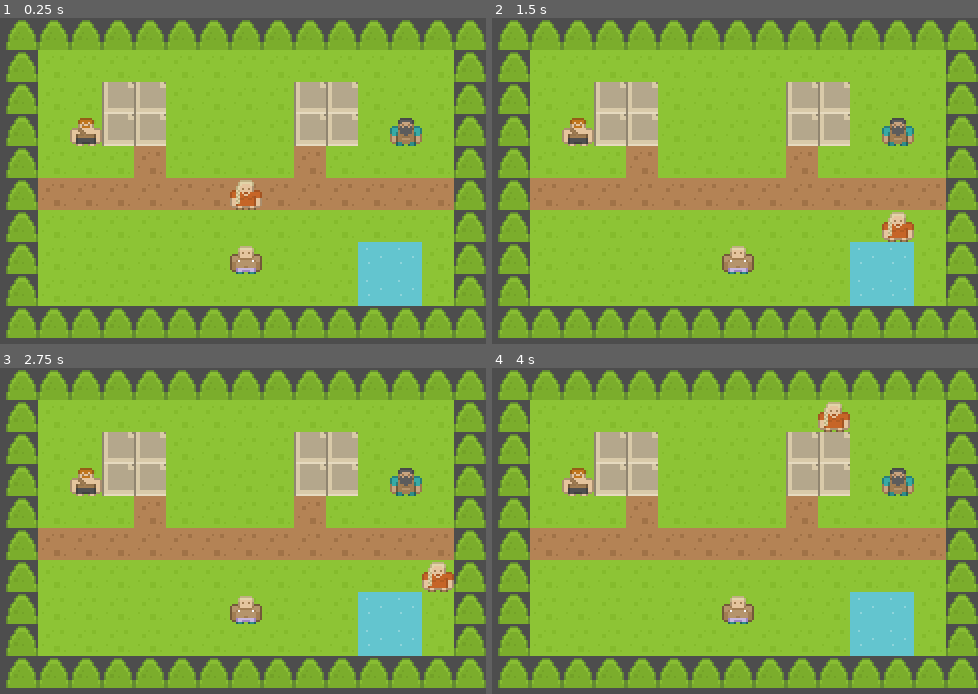
Above: before the commit, frames 1-4 (two rows, left to right).
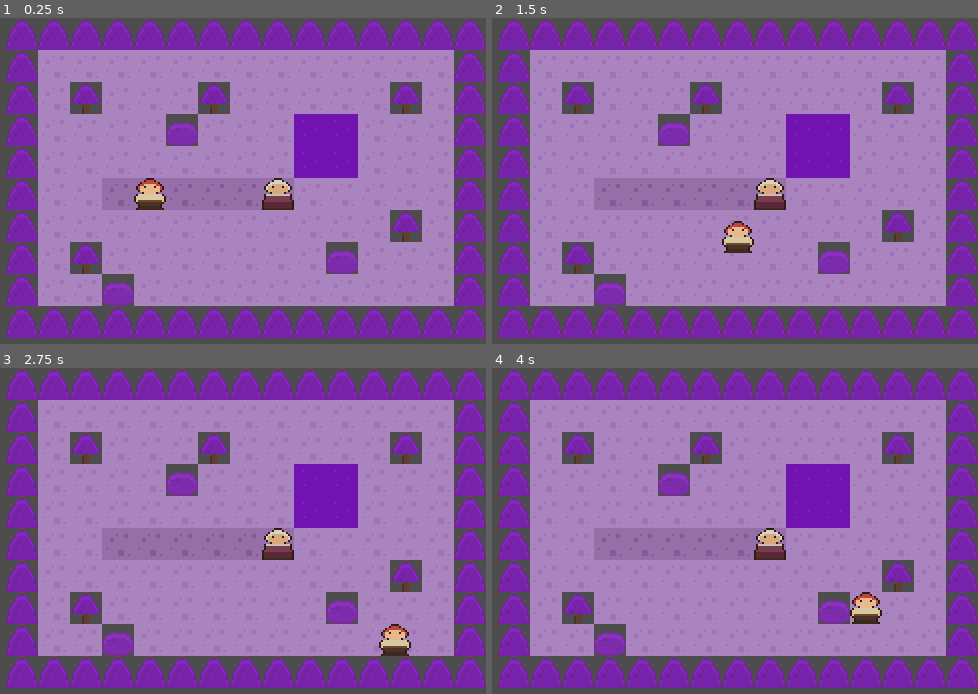
Above: after the commit, the same moments.

Repository: mmanna3/jueguito
Game: Godot game, scene res://scenes/Forest.tscn
Same seed, same stepped clock (60 frames per second), same inputs: the game is played once before the commit and once after it. Before the commit the project starts from res://scenes/Town.tscn.
Inputs:
- Up to frame 1 (0.25 s): no input
- Up to frame 2 (1.5 s): tap Enter (ui_accept) at 0.5, 1.35 s; hold Right 0.53-1.28 s; hold Enter (ui_accept) 0.53-1.28 s; hold Down from 1.28 s (still down)
- Up to frame 3 (2.75 s): tap Enter (ui_accept) at 1.52, 1.82, 2 s; release Down at 2.03 s; hold Right from 2.03 s (still down); hold Enter (ui_accept) from 2.03 s (still down)
- Up to frame 4 (4 s): release Right at 2.78 s; release Enter (ui_accept) at 2.78 s; hold Up 2.78-3.53 s; tap Enter (ui_accept) at 2.85, 3.02, 3.32 s; hold Left from 3.53 s (still down); hold Enter (ui_accept) from 3.53 s (still down)

The runs differ from the first frame. In frame 1, 88% of the frame differs, in the area x 1-100%, y 0-99%; in frame 2, 88%; in frame 3, 88%; in frame 4, 88%.

Commit message:
bosque y abuela

Diff:
--- /dev/null
+++ b/assets/tileset_forest/forest_tileset.tres
@@ -0,0 +1,24 @@
+[gd_resource type="TileSet" load_steps=2 format=3]
+
+[ext_resource type="Texture2D" path="res://assets/tileset_forest/forest_sheet.png" id="1_tex"]
+
+[sub_resource type="TileSetAtlasSource" id="TileSetAtlasSource_forest"]
+texture = ExtResource("1_tex")
+texture_region_size = Vector2i(16, 16)
+separation = Vector2i(1, 1)
+0:0/0 = 0
+1:0/0 = 0
+2:0/0 = 0
+2:0/0/physics_layer_0/polygon_0/points = PackedVector2Array(-8, -8, 8, -8, 8, 8, -8, 8)
+3:0/0 = 0
+3:0/0/physics_layer_0/polygon_0/points = PackedVector2Array(-8, -8, 8, -8, 8, 8, -8, 8)
+4:0/0 = 0
+4:0/0/physics_layer_0/polygon_0/points = PackedVector2Array(-8, -8, 8, -8, 8, 8, -8, 8)
+5:0/0 = 0
+5:0/0/physics_layer_0/polygon_0/points = PackedVector2Array(-8, -8, 8, -8, 8, 8, -8, 8)
+
+[resource]
+tile_size = Vector2i(16, 16)
+physics_layer_0/collision_layer = 1
+physics_layer_0/collision_mask = 1
+sources/0 = SubResource("TileSetAtlasSource_forest")
--- a/project.godot
+++ b/project.godot
@@ -8,10 +8,14 @@
 
 config_version=5
 
+[autoload]
+
+Dialogue="*res://scenes/DialogueBox.tscn"
+
 [application]
 
 config/name="Jueguito"
-run/main_scene="res://scenes/Town.tscn"
+run/main_scene="res://scenes/Forest.tscn"
 
 [display]
 
--- /dev/null
+++ b/scenes/DialogueBox.tscn
@@ -0,0 +1,44 @@
+[gd_scene load_steps=2 format=3]
+
+[ext_resource type="Script" path="res://scripts/DialogueBox.gd" id="1_script"]
+
+[node name="DialogueBox" type="CanvasLayer"]
+layer = 10
+script = ExtResource("1_script")
+
+[node name="Root" type="Control" parent="."]
+offset_right = 320.0
+offset_bottom = 180.0
+mouse_filter = 2
+visible = false
+
+[node name="Panel" type="Panel" parent="Root"]
+offset_left = 8.0
+offset_top = 100.0
+offset_right = 312.0
+offset_bottom = 172.0
+
+[node name="Portrait" type="TextureRect" parent="Root/Panel"]
+offset_left = 6.0
+offset_top = 6.0
+offset_right = 54.0
+offset_bottom = 54.0
+expand_mode = 1
+stretch_mode = 5
+
+[node name="NameLabel" type="Label" parent="Root/Panel"]
+offset_left = 62.0
+offset_top = 6.0
+offset_right = 296.0
+offset_bottom = 20.0
+theme_override_font_sizes/font_size = 12
+text = "Nombre"
+
+[node name="BodyLabel" type="Label" parent="Root/Panel"]
+offset_left = 62.0
+offset_top = 22.0
+offset_right = 296.0
+offset_bottom = 66.0
+theme_override_font_sizes/font_size = 12
+autowrap_mode = 2
+text = "Texto del dialogo"
--- /dev/null
+++ b/scenes/Forest.tscn
@@ -0,0 +1,25 @@
+[gd_scene load_steps=7 format=3]
+
+[ext_resource type="Script" path="res://scripts/Forest.gd" id="1_script"]
+[ext_resource type="TileSet" path="res://assets/tileset_forest/forest_tileset.tres" id="2_tileset"]
+[ext_resource type="PackedScene" path="res://scenes/Player.tscn" id="3_player"]
+[ext_resource type="PackedScene" path="res://scenes/NPC.tscn" id="4_npc"]
+[ext_resource type="Texture2D" path="res://assets/characters_custom/abuela.png" id="5_abuela_tex"]
+[ext_resource type="Texture2D" path="res://assets/characters_custom/abuela_portrait.png" id="6_abuela_portrait"]
+
+[node name="Forest" type="Node2D"]
+script = ExtResource("1_script")
+
+[node name="Ground" type="TileMapLayer" parent="."]
+tile_set = ExtResource("2_tileset")
+
+[node name="NPCs" type="Node2D" parent="."]
+
+[node name="AbuelaCatta" parent="NPCs" instance=ExtResource("4_npc")]
+position = Vector2(136, 88)
+custom_texture = ExtResource("5_abuela_tex")
+portrait = ExtResource("6_abuela_portrait")
+npc_name = "Abuela Catta"
+
+[node name="Player" parent="." instance=ExtResource("3_player")]
+position = Vector2(72, 88)
--- a/scenes/Player.tscn
+++ b/scenes/Player.tscn
@@ -1,11 +1,7 @@
-[gd_scene load_steps=5 format=3]
+[gd_scene load_steps=4 format=3]
 
-[ext_resource type="Texture2D" path="res://assets/characters/roguelikeChar_transparent.png" id="1_tex"]
+[ext_resource type="Texture2D" path="res://assets/characters_custom/ryan.png" id="1_tex"]
 [ext_resource type="Script" path="res://scripts/Player.gd" id="2_script"]
-
-[sub_resource type="AtlasTexture" id="AtlasTexture_player"]
-atlas = ExtResource("1_tex")
-region = Rect2(0, 85, 16, 16)
 
 [sub_resource type="RectangleShape2D" id="RectangleShape2D_player"]
 size = Vector2(14, 14)
@@ -16,7 +12,7 @@
 script = ExtResource("2_script")
 
 [node name="Sprite2D" type="Sprite2D" parent="."]
-texture = SubResource("AtlasTexture_player")
+texture = ExtResource("1_tex")
 
 [node name="CollisionShape2D" type="CollisionShape2D" parent="."]
 shape = SubResource("RectangleShape2D_player")
--- a/scenes/Town.tscn
+++ b/scenes/Town.tscn
@@ -16,14 +16,20 @@
 [node name="NPC1" parent="NPCs" instance=ExtResource("4_npc")]
 position = Vector2(40, 56)
 atlas_coords = Vector2i(0, 6)
+npc_name = "Don Braulio"
+dialogue_lines = PackedStringArray("¡Bienvenido al pueblo!", "Hace años que vivo en esa casa.", "Cualquier cosa que necesites, avisame.")
 
 [node name="NPC2" parent="NPCs" instance=ExtResource("4_npc")]
 position = Vector2(200, 56)
 atlas_coords = Vector2i(1, 6)
+npc_name = "Mara"
+dialogue_lines = PackedStringArray("¿Viniste a explorar por acá?", "Todavía no hay mucho para hacer, pero el paisaje es lindo.", "Volvé pronto.")
 
 [node name="NPC3" parent="NPCs" instance=ExtResource("4_npc")]
 position = Vector2(120, 120)
 atlas_coords = Vector2i(1, 8)
+npc_name = "Tomi"
+dialogue_lines = PackedStringArray("¡Hola! Estoy mirando el agua.", "Dicen que hay peces ahí, pero nunca vi ninguno.", "¿Vos viste algo?")
 
 [node name="Player" parent="." instance=ExtResource("3_player")]
 position = Vector2(120, 88)
--- /dev/null
+++ b/scripts/DialogueBox.gd
@@ -0,0 +1,58 @@
+extends CanvasLayer
+
+var is_active := false
+
+## Array de Dictionary: {"speaker": String, "portrait": Texture2D (opcional), "text": String}
+var _entries: Array = []
+var _index := 0
+
+@onready var root: Control = $Root
+@onready var name_label: Label = $Root/Panel/NameLabel
+@onready var body_label: Label = $Root/Panel/BodyLabel
+@onready var portrait_rect: TextureRect = $Root/Panel/Portrait
+
+
+func start_conversation(entries: Array) -> void:
+	if entries.is_empty():
+		return
+
+	_entries = entries
+	_index = 0
+	is_active = true
+
+	root.visible = true
+	_show_current_entry()
+
+
+func _unhandled_input(event: InputEvent) -> void:
+	if not is_active:
+		return
+	if event.is_action_pressed("ui_accept"):
+		get_viewport().set_input_as_handled()
+		_advance()
+
+
+func _show_current_entry() -> void:
+	var entry: Dictionary = _entries[_index]
+	name_label.text = entry.get("speaker", "")
+	body_label.text = entry.get("text", "")
+
+	var tex = entry.get("portrait")
+	if tex:
+		portrait_rect.texture = tex
+		portrait_rect.visible = true
+	else:
+		portrait_rect.visible = false
+
+
+func _advance() -> void:
+	_index += 1
+	if _index >= _entries.size():
+		_close()
+	else:
+		_show_current_entry()
+
+
+func _close() -> void:
+	is_active = false
+	root.visible = false
--- /dev/null
+++ b/scripts/Forest.gd
@@ -0,0 +1,79 @@
+extends Node2D
+
+const MAP_W := 15
+const MAP_H := 10
+
+const GRASS := Vector2i(0, 0)
+const PATH := Vector2i(1, 0)
+const BUSH_BORDER := Vector2i(2, 0)
+const TREE_TRUNK := Vector2i(3, 0)
+const WATER := Vector2i(4, 0)
+const BUSH_DECO := Vector2i(5, 0)
+
+const RYAN_PORTRAIT := preload("res://assets/characters_custom/ryan_portrait.png")
+const ABUELA_PORTRAIT := preload("res://assets/characters_custom/abuela_portrait.png")
+
+@onready var ground: TileMapLayer = $Ground
+@onready var abuela: StaticBody2D = $NPCs/AbuelaCatta
+
+
+func _ready() -> void:
+	_build_map()
+	abuela.interact_requested.connect(_on_abuela_interact)
+
+
+func _build_map() -> void:
+	for y in MAP_H:
+		for x in MAP_W:
+			ground.set_cell(Vector2i(x, y), 0, GRASS)
+
+	for x in MAP_W:
+		ground.set_cell(Vector2i(x, 0), 0, BUSH_BORDER)
+		ground.set_cell(Vector2i(x, MAP_H - 1), 0, BUSH_BORDER)
+	for y in MAP_H:
+		ground.set_cell(Vector2i(0, y), 0, BUSH_BORDER)
+		ground.set_cell(Vector2i(MAP_W - 1, y), 0, BUSH_BORDER)
+
+	# sendero desde donde arranca Ryan hasta la laguna, donde está la abuela
+	for x in range(3, 9):
+		ground.set_cell(Vector2i(x, 5), 0, PATH)
+
+	# laguna de Agua Púrpura
+	_set_block(9, 3, 2, 2, WATER)
+
+	# árboles y arbustos decorativos
+	for pos in [Vector2i(2, 2), Vector2i(12, 2), Vector2i(2, 7), Vector2i(12, 6), Vector2i(6, 2)]:
+		ground.set_cell(pos, 0, TREE_TRUNK)
+	for pos in [Vector2i(5, 3), Vector2i(10, 7), Vector2i(3, 8)]:
+		ground.set_cell(pos, 0, BUSH_DECO)
+
+
+func _set_block(x0: int, y0: int, w: int, h: int, tile: Vector2i) -> void:
+	for y in range(y0, y0 + h):
+		for x in range(x0, x0 + w):
+			ground.set_cell(Vector2i(x, y), 0, tile)
+
+
+func _on_abuela_interact() -> void:
+	Dialogue.start_conversation([
+		{"speaker": "Ryan", "portrait": RYAN_PORTRAIT,
+			"text": "¿Abuela? ¿Qué hacés tan lejos de casa, con este frío?"},
+		{"speaker": "Abuela Catta", "portrait": ABUELA_PORTRAIT,
+			"text": "Buscando el murmullo del agua, muchacho. Hace tiempo que no la escuchaba cantar tan cerca."},
+		{"speaker": "Ryan", "portrait": RYAN_PORTRAIT,
+			"text": "¿El agua… púrpura? Siempre me dijiste que no me acercara a los manantiales."},
+		{"speaker": "Abuela Catta", "portrait": ABUELA_PORTRAIT,
+			"text": "Y hice bien en decírtelo, hasta que tuvieras edad de entenderlo. Dicen los viejos relatos que nace donde los Cristales duermen bajo la tierra, y se lleva su color al despertar."},
+		{"speaker": "Ryan", "portrait": RYAN_PORTRAIT,
+			"text": "¿Cristales? Nunca vi ninguno."},
+		{"speaker": "Abuela Catta", "portrait": ABUELA_PORTRAIT,
+			"text": "Pocos los ven, y menos los que viven para contarlo con la mente entera. Pero el agua que ellos tiñen sí se puede tocar. Cura heridas que ni el tiempo cierra, y calma fiebres que ningún médico entiende."},
+		{"speaker": "Ryan", "portrait": RYAN_PORTRAIT,
+			"text": "¿Entonces por qué nadie la usa?"},
+		{"speaker": "Abuela Catta", "portrait": ABUELA_PORTRAIT,
+			"text": "Porque toda cura tiene su precio. Bebida sin cuidado, la misma agua que sana también reclama algo a cambio. Por eso los antiguos la trataban con respeto, no con codicia."},
+		{"speaker": "Ryan", "portrait": RYAN_PORTRAIT,
+			"text": "Tendré cuidado, abuela. Lo prometo."},
+		{"speaker": "Abuela Catta", "portrait": ABUELA_PORTRAIT,
+			"text": "Lo sé. Por eso te lo cuento a vos y no a otro. Ahora andá, que el bosque se pone hablador cuando cae la tarde."},
+	])
--- a/scripts/NPC.gd
+++ b/scripts/NPC.gd
@@ -2,7 +2,23 @@
 
 ## Coordenadas (columna, fila) del personaje dentro del spritesheet
 ## res://assets/characters/roguelikeChar_transparent.png (celdas de 16x16 con 1px de separación).
+## Se ignora si "custom_texture" tiene algo asignado.
 @export var atlas_coords: Vector2i = Vector2i(0, 6)
+
+## Textura propia (dibujada a mano), en vez de una pieza del spritesheet de Kenney.
+@export var custom_texture: Texture2D
+
+## Retrato para el recuadro de diálogo (opcional).
+@export var portrait: Texture2D
+
+## Nombre y frases que dice al hablarle (una por una, se avanza con ui_accept).
+## Se usa solo si nada está conectado a "interact_requested" (ver más abajo).
+@export var npc_name: String = "Aldeano"
+@export var dialogue_lines: PackedStringArray = ["¡Hola!"]
+
+## Gancho para que una escena defina una conversación a medida (con varios
+## hablantes, por ejemplo) en vez del diálogo genérico de un solo hablante.
+signal interact_requested
 
 const CHAR_SHEET := preload("res://assets/characters/roguelikeChar_transparent.png")
 const TILE_PITCH := 17
@@ -12,6 +28,12 @@
 
 
 func _ready() -> void:
+	add_to_group("npc")
+
+	if custom_texture:
+		sprite.texture = custom_texture
+		return
+
 	var tex := AtlasTexture.new()
 	tex.atlas = CHAR_SHEET
 	tex.region = Rect2(
@@ -22,5 +44,13 @@
 	)
 	sprite.texture = tex
 
-	# La InteractionZone queda preparada para el futuro sistema de diálogo,
-	# pero todavía no dispara nada al entrar en ella.
+
+func interact() -> void:
+	if interact_requested.get_connections().size() > 0:
+		interact_requested.emit()
+		return
+
+	var entries: Array = []
+	for line in dialogue_lines:
+		entries.append({"speaker": npc_name, "portrait": portrait, "text": line})
+	Dialogue.start_conversation(entries)
--- a/scripts/Player.gd
+++ b/scripts/Player.gd
@@ -2,18 +2,36 @@
 
 const TILE_SIZE := 16
 const MOVE_DURATION := 0.15
+const INTERACT_DISTANCE := 4.0
 
 var is_moving := false
 var move_tween: Tween
+var facing := Vector2.DOWN
 
 
 func _physics_process(_delta: float) -> void:
+	if Dialogue.is_active:
+		return
+
 	if is_moving:
 		return
 
 	var dir := _get_input_direction()
 	if dir != Vector2.ZERO:
+		facing = dir
 		_try_move(dir)
+
+
+func _unhandled_input(event: InputEvent) -> void:
+	# Manejado como evento (no polling) para que un mismo Enter no pueda
+	# ser leido dos veces en el mismo frame por Player y por Dialogue
+	# (eso causaba que el dialogo se reabriera solo al llegar a la ultima
+	# linea, en vez de cerrarse).
+	if Dialogue.is_active:
+		return
+	if event.is_action_pressed("ui_accept"):
+		get_viewport().set_input_as_handled()
+		_interact()
 
 
 func _get_input_direction() -> Vector2:
@@ -45,3 +63,11 @@
 
 func _on_move_finished() -> void:
 	is_moving = false
+
+
+func _interact() -> void:
+	var target_pos := global_position + facing * TILE_SIZE
+	for npc in get_tree().get_nodes_in_group("npc"):
+		if npc.global_position.distance_to(target_pos) < INTERACT_DISTANCE:
+			npc.interact()
+			return
Binary file added: assets/characters_custom/abuela.png
Not shown, added: assets/characters_custom/abuela.png.import
Binary file added: assets/characters_custom/abuela_portrait.png
Not shown, added: assets/characters_custom/abuela_portrait.png.import
Binary file added: assets/characters_custom/ryan.png
Not shown, added: assets/characters_custom/ryan.png.import
Binary file added: assets/characters_custom/ryan_portrait.png
Not shown, added: assets/characters_custom/ryan_portrait.png.import
Binary file added: assets/tileset_forest/forest_sheet.png
Not shown, added: assets/tileset_forest/forest_sheet.png.import
Not shown, added: scripts/DialogueBox.gd.uid
Not shown, added: scripts/Forest.gd.uid
(and 2 more such lines)
